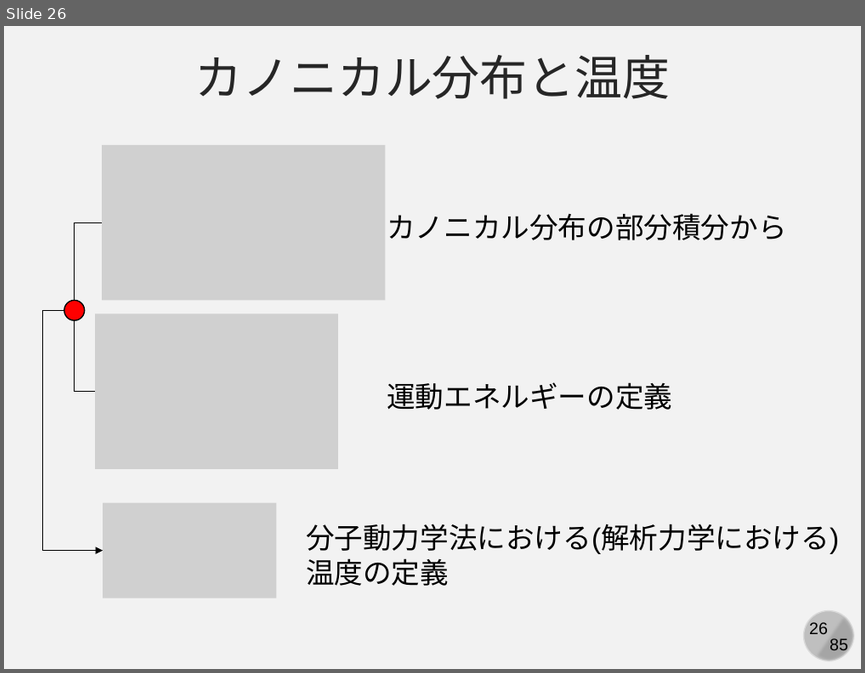
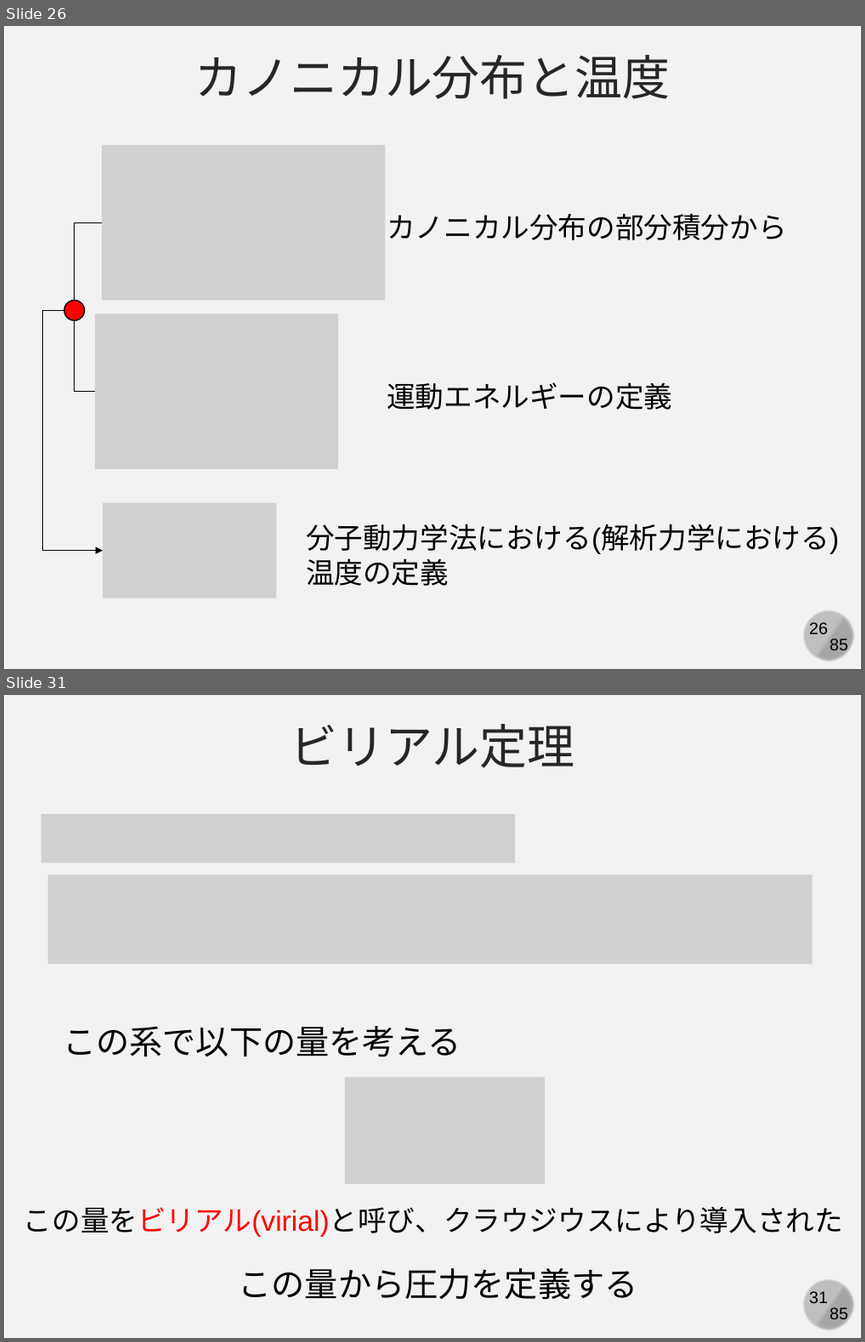
Before and after one commit to kaityo256/simulation_engineering, a slide deck: 06_md_observable/simulation06.pptx. Shown one above the other, each under a label of ours: slide 26 before the commit, slides 26 and 31 after it; the slides between them are not shown. The pictures are 865x673 and 865x1342 pixels, drawn with LibreOffice and Linux fonts; fonts in the diff are those of the drawing; grey boxes stand for pictures. Boxes give left, top, right and bottom in pixels: in the first picture for what was removed or moved away, otherwise in the second. Text is boxed around its words. In the diff, an @@ line names an element or a change of style, - is before the commit and + after.

```diff
--- a/06_md_observable/simulation06.pptx
+++ b/06_md_observable/simulation06.pptx
@@ slide 31 added at <box>4,695,861,1338</box>, background #F2F2F2; not listed: 4 template elements that a slide beside it also shows @@
@@ text added at <box>290,724,574,768</box>, 40 pt, text #262626 @@
+ビリアル定理
@@ picture added at <box>41,814,515,863</box> @@
@@ picture added at <box>47,875,812,964</box> @@
@@ text added at <box>63,1026,461,1057</box>, 28 pt, text #000000 @@
+この系で以下の量を考える
@@ picture added at <box>345,1077,545,1184</box> @@
@@ text added at <box>24,1207,843,1236</box>, 24 pt, text #000000 @@
+この量をビリアル(virial)と呼び、クラウジウスにより導入された
@@ text added at <box>239,1268,638,1299</box>, 28 pt, text #000000 @@
+この量から圧力を定義する
```
Also in this commit, not shown: 2 slides changed, 10 other slides added.
